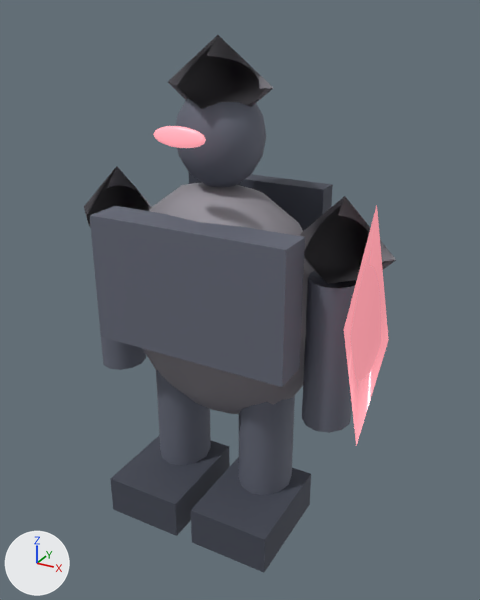
One commit to the glTF model public/assets/3d/enemies/shadow-soldier.glb: the scene before it, then after it.
Rendered twice from a 50 mm lens placed at (1.33, -2.25, 2.17), pointed at (0.08, 0.02, 1.04). Arrows for +X, +Y and +Z are at lower left; the lights stay in place. The first picture is the older version. Where no turn or scale is listed for an object, it has been applied to the vertices.

The first picture shows 'arm1', 'blade', 'breastplate', 'cape', 'eyes', 'head', 'helmet', 'leftBoot', 'leftLeg', 'rightBoot', 'rightLeg', 'shoulder1', 'torso' and 2 more.
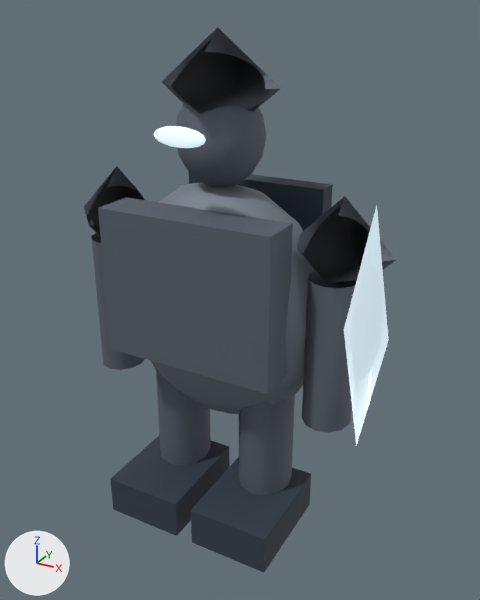
Changed parts and their boxes [x1, y1, x2, y2] in the pictures (480 x 600 px):
'breastplate', rescaled (9% narrower, 9% taller)
    before: [90, 206, 305, 387]
    after: [98, 197, 293, 394]
'helmet', rescaled (13% wider, 17% taller)
    before: [168, 35, 274, 109]
    after: [161, 27, 281, 114]
'blade', recoloured (pink to pale blue)
    both: [344, 205, 389, 446]
'eyes', recoloured (pink to pale blue)
    both: [153, 126, 206, 148]

The change, as a list of edits to the scene's bpy script:
```text
Change mat_arcaneemissive:
    mat_arcaneemissive.base_color: (0.753, 0.267, 0.31) -> (0.557, 0.671, 0.737)  # pink #e18d97 -> pale blue #c5d6df
    mat_arcaneemissive.emission_color: (0.753, 0.267, 0.31) -> (0.557, 0.671, 0.737)  # pink #e18d97 -> pale blue #c5d6df
Change ob_breastplate:
    ob_breastplate.scale: (0.86, 0.16, 0.54) -> (0.75, 0.18, 0.62)
Change ob_helmet:
    ob_helmet.scale: (0.46, 0.42, 0.35) -> (0.52, 0.48, 0.4)
```
